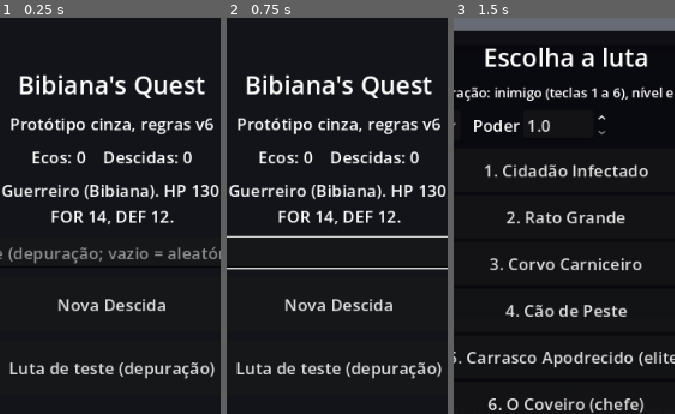
Above: before the commit, frames 1-3 (left to right).
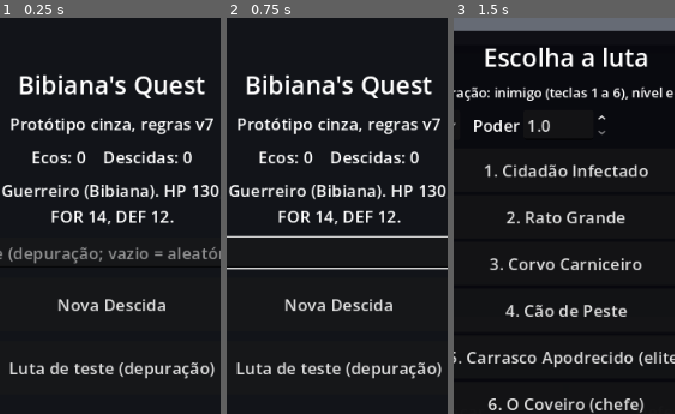
Above: after the commit, the same moments.

Repository: ohidalgojr/bibianas-quest
Game: Godot game, scene res://game/presentation/main.tscn
Two runs of this game, one before a commit and one after it. Both use one fixed random seed, a clock stepped at 60 frames per second and the inputs below.
Inputs (mouse positions are % of the whole screen's width and height, from its top left):
- Up to frame 1 (0.25 s): no input
- Up to frame 2 (0.75 s): click (51, 53) at 0.52 s; type "12" at 0.6 s
- Up to frame 3 (1.5 s): click "Luta de teste (depuração)" at 1.25 s
The pictures show only the part of the screen within x 26-75%, y 24-74%; the shares and areas given below are measured in that part.

The runs differ from the first frame. In frame 1, less than 0.1% of the frame differs, in the area x 92-97%, y 25-29%; in frame 2, less than 0.1%; in frame 3, nothing differs.

Commit message:
TASK-019: Poder 0,4, Nível e Coveiro recalibrado (ADR-0023)
Co-Authored-By: Claude Sonnet 5.5 <noreply@anthropic.com>

Diff:
--- a/game/core/core_version.gd
+++ b/game/core/core_version.gd
@@ -9,6 +9,6 @@
 ##
 ## Histórico: 0, nenhuma regra; 1, gerador de mapa (TASK-003, ADR-0007); 2, combate e moeda
 ## (TASK-004, ADR-0008); 3, Descida e peso de evento 0 no protótipo (TASK-007, ADR-0011); 4,
-## vencibilidade do mapa e Coveiro calibrado (TASK-008, ADR- …(147 unchanged characters)… 40%, loja sem raros (TASK-018, ADR-0022).
+## vencibilidade do mapa e Coveiro calibrado (TASK-008, ADR- …(147 unchanged characters)… 40%, loja sem raros (TASK-018, ADR-0022); 7, Poder 0,75 por nível de inimigo (TASK-019, ADR-0023).
 
-const RULES_VERSION: int = 6
+const RULES_VERSION: int = 7
--- a/game/core/run/run_rules.gd
+++ b/game/core/run/run_rules.gd
@@ -3,8 +3,8 @@
 ## Fórmulas e números da Descida (GDD §9, §12 e §15). Leituras no ADR-0011. Mudar
 ## qualquer número daqui exige ADR e subir [constant CoreVersion.RULES_VERSION].
 
-## GDD §9: delta de Poder = 0,15 × N × m_tipo.
-const POWER_PER_LEVEL: float = 0.15
+## GDD §9: delta de Poder = 0,4 × N × m_tipo (era 0,15; ADR-0023).
+const POWER_PER_LEVEL: float = 0.4
 const STARTING_POWER: float = 1.0
 ## GDD §15: moedas por inimigo = round(6 × N × U(0,8; 1,2) × m_tipo).
 const GOLD_PER_LEVEL: float = 6.0
@@ -98,6 +98,11 @@
 	return float(TYPE_MULTIPLIERS.get(enemy_type, 1.0))
 
 
+## Nível da Bibiana: parte inteira do Poder (ADR-0023). Só rótulo; os atributos seguem o Poder.
+static func level_of(power: float) -> int:
+	return floori(power)
+
+
 static func power_gain(level: int, enemy_type: String) -> float:
 	return POWER_PER_LEVEL * level * type_multiplier(enemy_type)
 
--- a/game/core/run/run_state.gd
+++ b/game/core/run/run_state.gd
@@ -136,6 +136,11 @@
 	return scenario_index + (1 if phase == Phase.VICTORY else 0)
 
 
+## Nível da Bibiana agora (ADR-0023).
+func level() -> int:
+	return RunRules.level_of(power)
+
+
 ## Ecos desta Descida; só valem depois do fim (ADR-0016).
 func echoes_earned() -> int:
 	if not is_over():
--- a/game/data/enemies.json
+++ b/game/data/enemies.json
@@ -58,7 +58,7 @@
 		},
 		{
 			"id": "gravedigger", "name": "O Coveiro", "type": "boss", "base_level": 6,
-			"stats": {"hp": 150, "strength": 14, "defense": 10, "resistance": 8, "speed": 6, "evasion": 3},
+			"stats": {"hp": 215, "strength": 16, "defense": 10, "resistance": 8, "speed": 6, "evasion": 3},
 			"element_mults": {"holy": 1.5, "shadow": 0.5}, "tags": ["undead"],
 			"phases": [
 				{"below_hp_percent": 100, "moves": [
--- a/game/presentation/map/map_view.gd
+++ b/game/presentation/map/map_view.gd
@@ -124,7 +124,7 @@
 ## Cabeçalho do mapa: cenário, Poder, ouro, HP, MP e poções.
 func header() -> String:
 	var stats: Stats = run.player_stats()
-	return "%s, camada %d de %d\nPoder %.2f   Ouro %d   Derrotados %d\nHP %d/%d   MP %d/%d   Poções %d\nFOR %d   DEF %d   VEL %d" % [
+	return "%s, camada %d de %d\nNível %d (Poder %.2f)   Ouro %d   Derrotados %d\nHP %d/%d   MP %d/%d   Poções %d\nFOR %d   DEF %d   VEL %d" % [
 		str(run.scenario()["name"]), maxi(run.current_node().layer, 0), run.map.layer_count,
-		run.power, run.gold, run.enemies_defeated, run.hp, stats.max_hp, run.mp, stats.max_mp,
+		run.level(), run.power, run.gold, run.enemies_defeated, run.hp, stats.max_hp, run.mp, stats.max_mp,
 		run.consumable_count("murky_potion"), stats.strength, stats.defense, stats.speed]
--- a/game/presentation/run/run_panels.gd
+++ b/game/presentation/run/run_panels.gd
@@ -31,6 +31,7 @@
 func reward_view() -> Dictionary:
 	var reward: Dictionary = run.last_reward
 	var lines: Array[String] = []
+	var title: String = "Vitória!"
 	var power: float = float(reward.get("power", 0.0))
 	var gold: int = int(reward.get("gold", 0))
 	if not reward.is_empty():
@@ -38,12 +39,15 @@
 		lines.append("%s (nível %d) foi derrotado. Inimigos derrotados: %d." % [
 			enemy_name, int(reward["level"]), run.enemies_defeated])
 		lines.append("Poder %.2f → %.2f" % [run.power - power, run.power])
+		var level_before: int = RunRules.level_of(run.power - power)
+		if run.level() > level_before:
+			title = "Subiu de nível! %d → %d" % [level_before, run.level()]
 		lines.append_array(stat_changes(reward["before"], reward["after"]))
 	lines.append("Ouro +%d (total %d)." % [gold, run.gold])
 	var consumable: String = str(reward.get("consumable", ""))
 	if not consumable.is_empty():
 		lines.append("Encontrou: %s." % str(run.data.items[consumable]["name"]))
-	return {"title": "Vitória!", "power": power, "gold": gold, "lines": lines, "drop": drop_view()}
+	return {"title": title, "power": power, "gold": gold, "lines": lines, "drop": drop_view()}
 
 
 ## O equipamento caído, à espera de decisão; vazio se não há ([constant RunRules]).
--- a/tests/unit/test_map_view.gd
+++ b/tests/unit/test_map_view.gd
@@ -68,6 +68,6 @@
 	var view: MapView = _view()
 	var header: String = view.header()
 	assert_string_contains(header, "Cidade Abandonada, camada 0 de 5")
-	assert_string_contains(header, "Poder 1.00   Ouro 0   Derrotados 0")
+	assert_string_contains(header, "Nível 1 (Poder 1.00)   Ouro 0   Derrotados 0")
 	assert_string_contains(header, "FOR 14")
 	assert_string_contains(header, "HP 130/130   MP 20/20   Poções 2")
--- a/tests/unit/test_run_rules.gd
+++ b/tests/unit/test_run_rules.gd
@@ -2,14 +2,14 @@
 ## Fórmulas da Descida: Poder (GDD §9), ouro (§15), baú e nível por camada (ADR-0011).
 
 
-## GDD §9: delta de Poder = 0,15 × N × m_tipo.
+## GDD §9: delta de Poder = 0,4 × N × m_tipo (ADR-0023).
 func test_power_gain_formula_gdd_section_9() -> void:
-	assert_almost_eq(RunRules.power_gain(1, "common"), 0.15, 0.0001)
-	assert_almost_eq(RunRules.power_gain(4, "common"), 0.60, 0.0001)
-	assert_almost_eq(RunRules.power_gain(4, "elite"), 0.90, 0.0001)
-	assert_almost_eq(RunRules.power_gain(6, "boss"), 3.60, 0.0001)
-	assert_almost_eq(RunRules.power_gain(2, "mini_boss"), 0.75, 0.0001)
-	assert_almost_eq(RunRules.power_gain(2, "roaming_boss"), 0.90, 0.0001)
+	assert_almost_eq(RunRules.power_gain(1, "common"), 0.4, 0.0001)
+	assert_almost_eq(RunRules.power_gain(4, "common"), 1.6, 0.0001)
+	assert_almost_eq(RunRules.power_gain(4, "elite"), 2.4, 0.0001)
+	assert_almost_eq(RunRules.power_gain(6, "boss"), 9.6, 0.0001)
+	assert_almost_eq(RunRules.power_gain(2, "mini_boss"), 2.0, 0.0001)
+	assert_almost_eq(RunRules.power_gain(2, "roaming_boss"), 2.4, 0.0001)
 
 
 ## GDD §15: moedas = round(6 × N × U(0,8; 1,2) × m_tipo).
@@ -69,3 +69,11 @@
 	assert_eq(RunRules.echoes(0, 0), 0)
 	assert_eq(RunRules.echoes(6, 0), 6 * RunRules.ECHOES_PER_NODE)
 	assert_eq(RunRules.echoes(10, 2), 10 * RunRules.ECHOES_PER_NODE + 2 * RunRules.ECHOES_PER_BOSS)
+
+
+## ADR-0023: o nível é a parte inteira do Poder.
+func test_level_is_the_integer_part_of_power() -> void:
+	assert_eq(RunRules.level_of(1.0), 1)
+	assert_eq(RunRules.level_of(1.99), 1)
+	assert_eq(RunRules.level_of(2.0), 2)
+	assert_eq(RunRules.level_of(3.4), 3)
--- a/tests/unit/test_run_state.gd
+++ b/tests/unit/test_run_state.gd
@@ -77,7 +77,7 @@
 	var hp_after_fight: int = run.combat.player.hp
 	var old_max: int = run.player_stats().max_hp
 	assert_true(run.finish_fight())
-	assert_almost_eq(run.power, 1.0 + 0.15 * 3, 0.0001)
+	assert_almost_eq(run.power, 1.0 + 0.4 * 3, 0.0001)
 	assert_between(run.gold, 14, 22, "6 × 3 × U(0,8; 1,2)")
 	var new_max: int = run.player_stats().max_hp
 	assert_eq(run.hp, hp_after_fight + new_max - old_max, "o crescimento não cura nem fere (ADR-0011)")
@@ -98,7 +98,8 @@
 	var hp_end: int = run.combat.player.hp
 	run.finish_fight()
 	run.leave_shop()
-	assert_between(run.hp, hp_end, hp_end + 2, "a mesma vida da luta anterior, mais o crescimento do Poder")
+	var growth: int = run.player_stats().max_hp - 130
+	assert_eq(run.hp, hp_end + growth, "a mesma vida da luta anterior, mais o crescimento do HP máximo pelo Poder")
 	var carried_hp: int = run.hp
 	var carried_mp: int = run.mp
 	var next: MapNode = _force_option(run, MapNode.Kind.BATTLE)
@@ -256,7 +257,7 @@
 	_win(run)
 	run.finish_fight()
 	assert_eq(run.phase, RunState.Phase.VICTORY)
-	assert_almost_eq(run.power, 1.0 + 0.15 * 6 * 4, 0.0001, "Poder ×4 do chefe (GDD §9)")
+	assert_almost_eq(run.power, 1.0 + 0.4 * 6 * 4, 0.0001, "Poder ×4 do chefe (GDD §9)")
 
 
 func test_two_scenarios_move_to_the_next_map() -> void:
--- a/tests/unit/test_telemetry.gd
+++ b/tests/unit/test_telemetry.gd
@@ -50,6 +50,7 @@
 	unit.hp = 20
 	var combat: Combat = Combat.new(unit, _data.make_enemy("gravedigger", 6), RngStreams.new(5), CoinState.new())
 	combat.forced_coin = 0
+	combat.enemy.stats.strength = 80
 	combat.start()
 	var guard: int = 0
 	while combat.outcome == Combat.Outcome.ONGOING and guard < 400:
Not shown, changed: docs/GDD.md
Not shown, changed: docs/HANDOFF.md
Not shown, added: docs/adr/ADR-0023-poder-e-nivel.md
Not shown, added: docs/tasks/TASK-019-ganho-de-status.md
